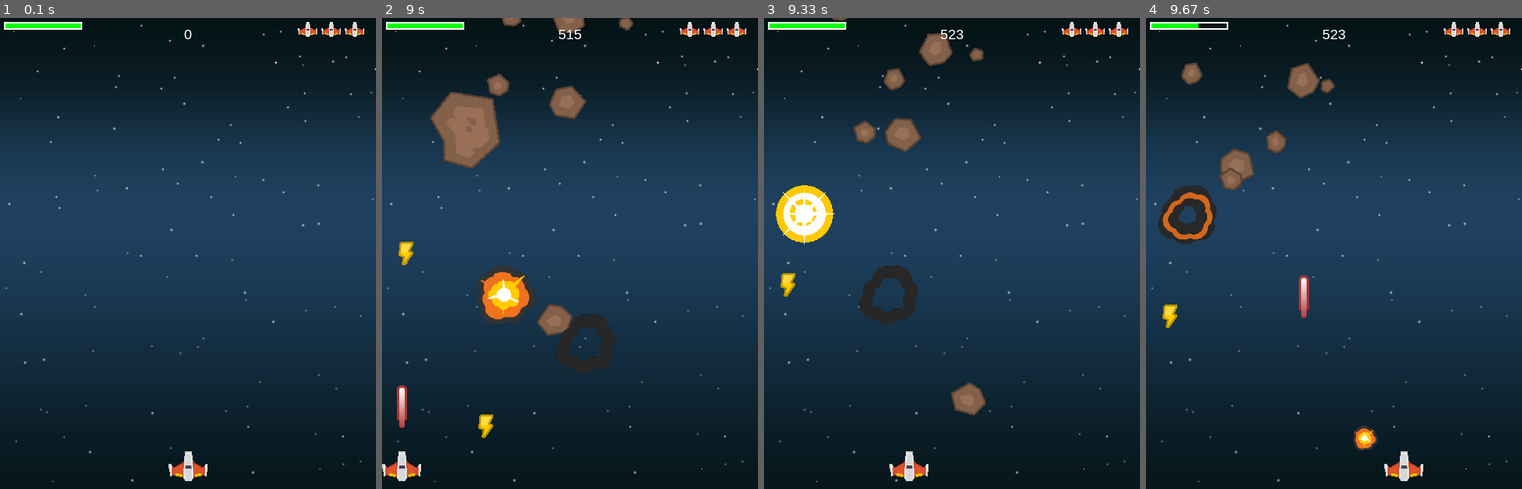
Above: before the commit, frames 1-4 (left to right).
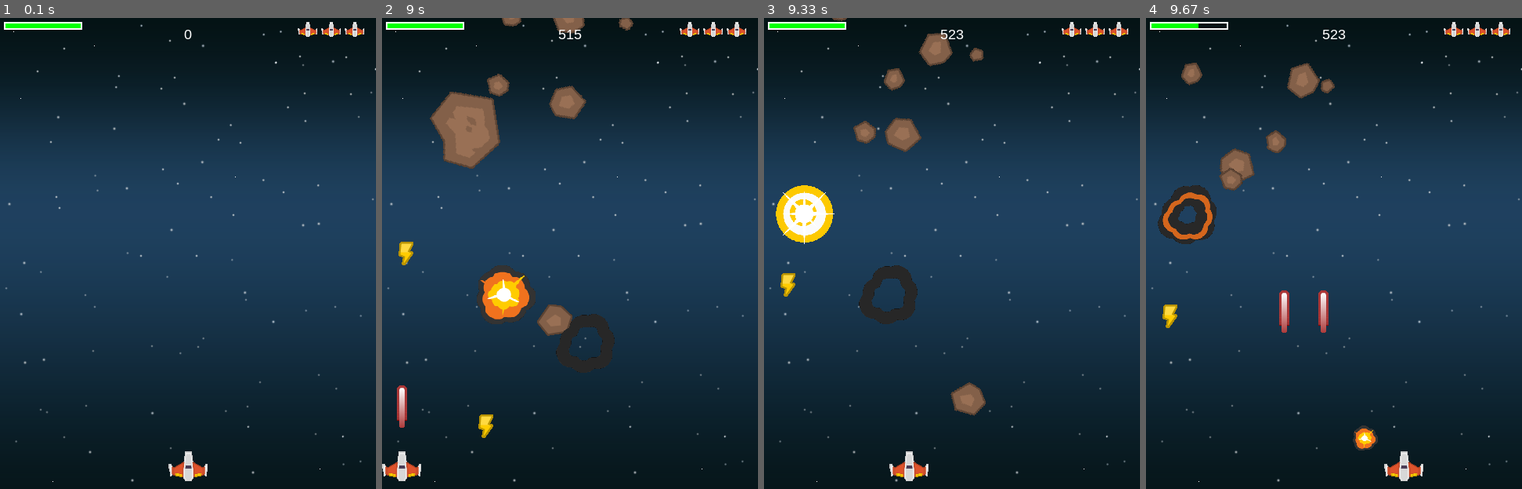
Above: after the commit, the same moments.

Repository: SimonovaU/pygame_inspo
Game: pygame game, started from shmup.py
Same seed, same stepped clock (60 frames per second), same inputs: the game is played once before the commit and once after it.
Inputs:
- Up to frame 1 (0.1 s): no input
- Up to frame 2 (9 s): tap Space at 0.33, 0.73, 1.03, 1.23, 1.53, 1.73, 2.03, 2.3, 2.6, 2.73, 3.03, 3.4, 3.7, 3.9, 4.2, 4.4, 4.7, 4.9, 5.2, 5.47, 5.77, 5.9, 6.2, 6.57, 6.87, 7.07, 7.37, 7.57, 7.87, 8.07, 8.37, 8.63, 8.93 s; hold Right 0.67-1.13 s; hold Right 1.17-1.63 s; hold Left 1.67-2.2 s; hold Left 2.23-2.63 s; hold Right 2.67-3.3 s; hold Left 3.33-3.8 s; hold Right 3.83-4.3 s; hold Right 4.33-4.8 s; hold Left 4.83-5.37 s; hold Left 5.4-5.8 s; hold Right 5.83-6.47 s; hold Left 6.5-6.97 s; hold Right 7-7.47 s; hold Right 7.5-7.97 s; hold Left 8-8.53 s; hold Left 8.57-8.97 s
- Up to frame 3 (9.33 s): hold Right from 9 s (still down); tap Space at 9.07 s
- Up to frame 4 (9.67 s): tap Space at 9.37 s; release Right at 9.63 s

Frames 1-3 are identical in both runs. In frame 4, 0.7% of the frame differs, in the area x 35-49%, y 54-67%.

Commit message:
added powerup improvement and improvements sounds

Diff:
--- a/shmup.py
+++ b/shmup.py
@@ -16,6 +16,9 @@
 GREEN = (0, 255, 0)
 BLUE = (0, 0, 255)
 YELLOW = (255,255,153)
+
+# Тайм-аут для бонусов
+POWERUP_TIME = 5000
 
 
 class Player(pygame.sprite.Sprite):
@@ -35,6 +38,8 @@
         self.lives = 3
         self.hidden = False
         self.hide_timer = pygame.time.get_ticks()
+        self.power = 1
+        self.power_time = pygame.time.get_ticks()
 
     def update(self):
         # показать, если скрыто
@@ -58,20 +63,37 @@
         if self.rect.left < 0:
             self.rect.left = 0
 
+        # тайм-аут для бонусов
+        if self.power >= 2 and pygame.time.get_ticks() - self.power_time > POWERUP_TIME:
+            self.power -= 1
+            self.power_time = pygame.time.get_ticks()
+
     def shoot(self):
         now = pygame.time.get_ticks()
-
         if now - self.last_shot > self.shoot_delay:
             self.last_shot = now
-            bullet = Bullet(self.rect.centerx, self.rect.top)
-            all_sprites.add(bullet)
-            bullets.add(bullet)
-            shoot_sound.play()
+            if self.power == 1:
+                bullet = Bullet(self.rect.centerx, self.rect.top)
+                all_sprites.add(bullet)
+                bullets.add(bullet)
+                shoot_sound.play()
+            if self.power >= 2:
+                bullet1 = Bullet(self.rect.left, self.rect.centery)
+                bullet2 = Bullet(self.rect.right, self.rect.centery)
+                all_sprites.add(bullet1)
+                all_sprites.add(bullet2)
+                bullets.add(bullet1)
+                bullets.add(bullet2)
+                shoot_sound.play()
 
     def hide(self):  # временно скрыть игрока
         self.hidden = True
         self.hide_timer = pygame.time.get_ticks()
         self.rect.center = (WIDTH / 2, HEIGHT + 200)
+
+    def powerup(self):
+        self.power += 1
+        self.power_time = pygame.time.get_ticks()
 
 
 class Mob(pygame.sprite.Sprite):
@@ -219,6 +241,8 @@
 # Загрузка мелодий игры
 shoot_sound = pygame.mixer.Sound(path.join(snd_dir, 'pew.wav'))
 death_explosion_sound = pygame.mixer.Sound(path.join(snd_dir, 'rumble1.ogg'))
+shield_sound = pygame.mixer.Sound(path.join(snd_dir, 'shield.wav'))
+power_sound = pygame.mixer.Sound(path.join(snd_dir, 'powerup.wav'))
 expl_sounds = []
 for snd in ['expl3.wav', 'expl6.wav']:
     expl_sounds.append(pygame.mixer.Sound(path.join(snd_dir, snd)))
@@ -327,11 +351,14 @@
     hits = pygame.sprite.spritecollide(player, powerups, True)
     for hit in hits:
         if hit.type == 'shield':
+            shield_sound.play()
             player.shield += random.randrange(10, 30)
             if player.shield >= 100:
                 player.shield = 100
         if hit.type == 'gun':
-            pass
+            player.powerup()
+            power_sound.play()
+
 
     # Рендеринг
     screen.fill(BLACK)
Not shown, added: snd/powerup.wav
Not shown, added: snd/shield.wav
